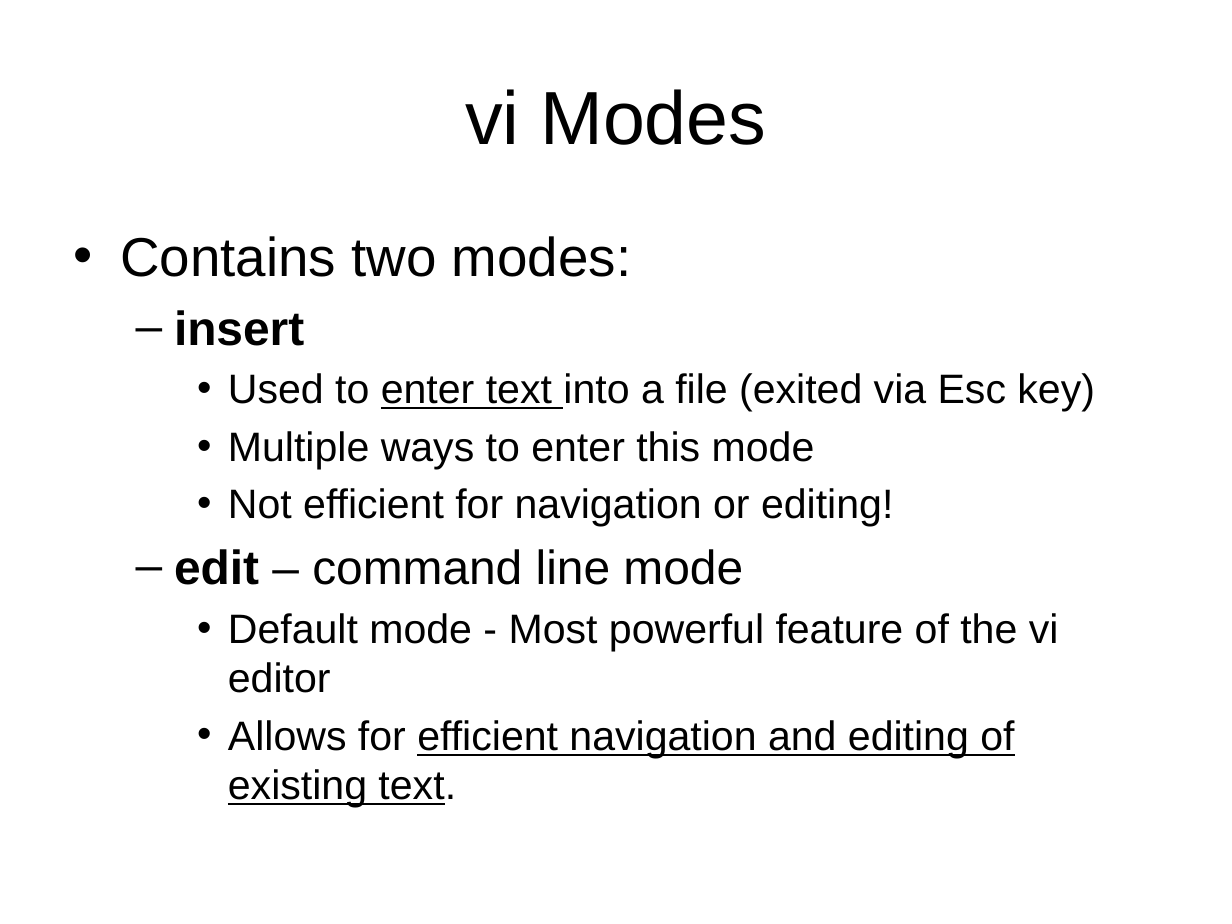
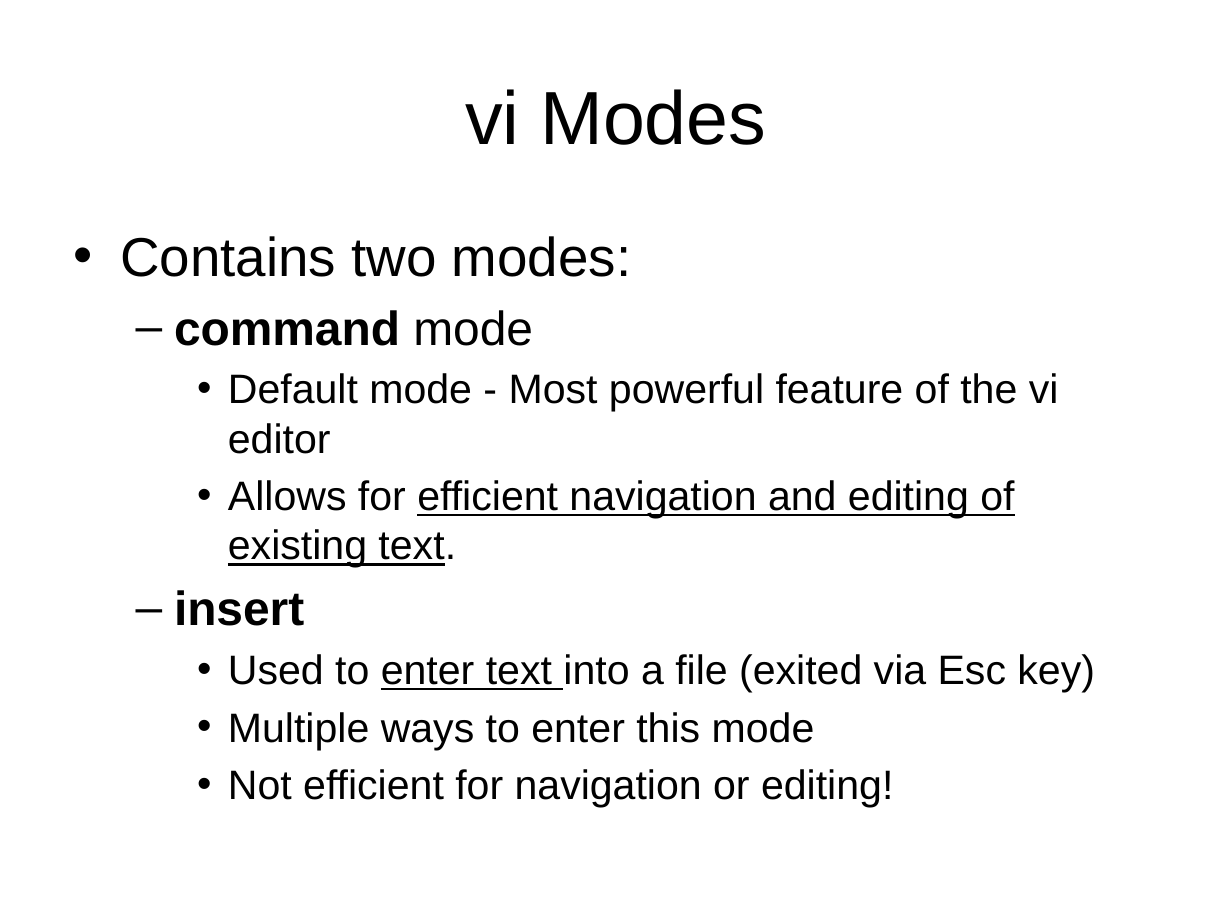
Before and after one commit to jb23lm87/OS-prednasky, a slide deck: slide 9 of LC UNIX/vi editor 1.pptx (slide 10 before the commit). Drawn at 1232x924 pixels with LibreOffice and Linux fonts; fonts in the diff are those of the drawing. Boxes give left, top, right and bottom in pixels: in the first picture for what was removed or moved away, otherwise in the second. Text is boxed around its words. In the diff, an @@ line names an element or a change of style, - is before the commit and + after.

```diff
--- a/LC UNIX/vi editor 1.pptx
+++ b/LC UNIX/vi editor 1.pptx
@@ text at [174, 310, 1059, 568]: paragraphs added @@
+  – command mode
+    • Default mode - Most powerful feature of the vi editor
+    • Allows for efficient navigation and editing of existing text.
@@ text at [174, 549, 1059, 807]: paragraphs removed @@
-  – edit – command line mode
-    • Default mode - Most powerful feature of the vi editor
-    • Allows for efficient navigation and editing of existing text.
```
Also in this commit, not shown: 13 other slides changed, 1 slide added, 1 slide removed.
